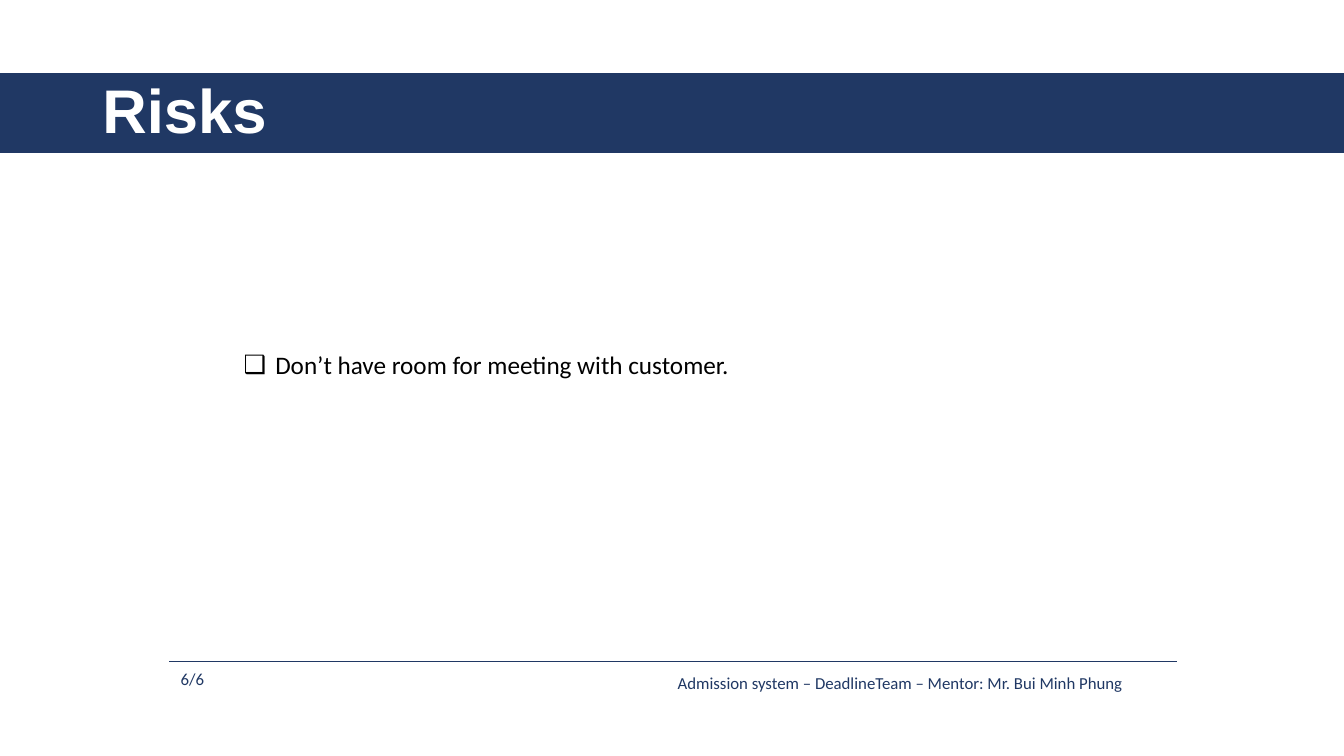
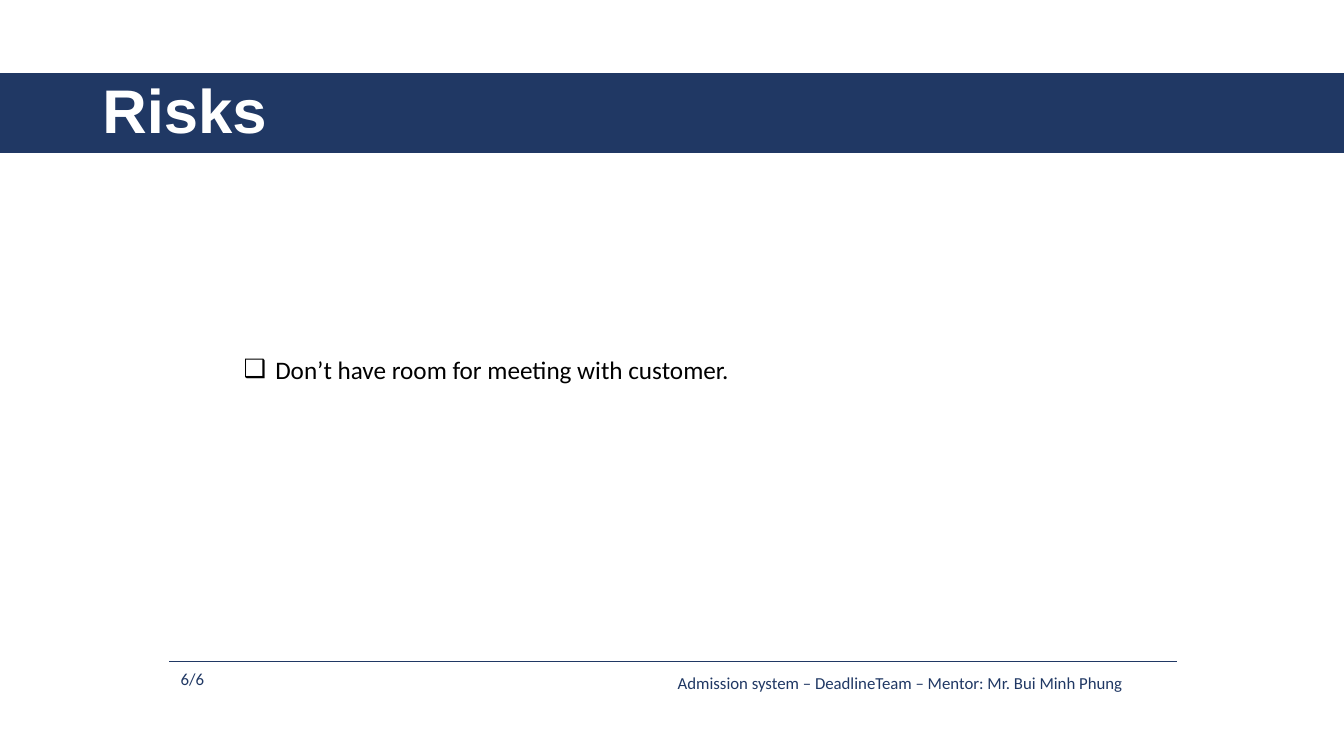
Before and after one commit to daotk/cap-deadline, a slide deck: slide 6 of 9. Presentation/AS_DeadlineTeam_Week3.pptx. Drawn at 1344x756 pixels with LibreOffice and Linux fonts; fonts in the diff are those of the drawing. Boxes give left, top, right and bottom in pixels: in the first picture for what was removed or moved away, otherwise in the second. Text is boxed around its words. In the diff, an @@ line names an element or a change of style, - is before the commit and + after.

```diff
--- a/9. Presentation/AS_DeadlineTeam_Week3.pptx
+++ b/9. Presentation/AS_DeadlineTeam_Week3.pptx
@@ text "Don’t have room for meeting ...": place and size @@
-text "Don’t have room for meeting ..." at box(275, 356, 728, 379)
+text "Don’t have room for meeting ..." at box(275, 361, 728, 384)
```
Also in this commit, not shown: 2 other slides changed.
